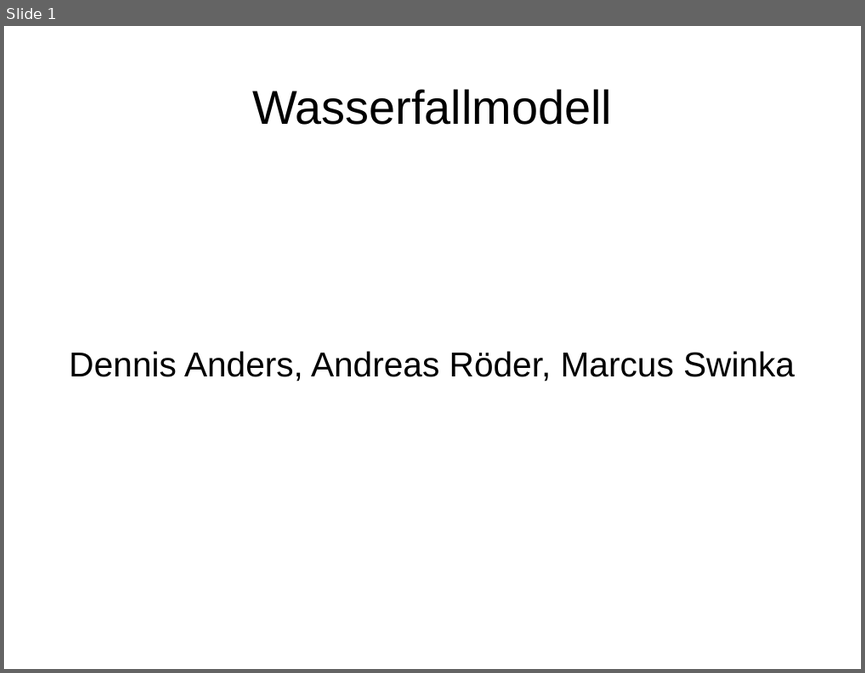
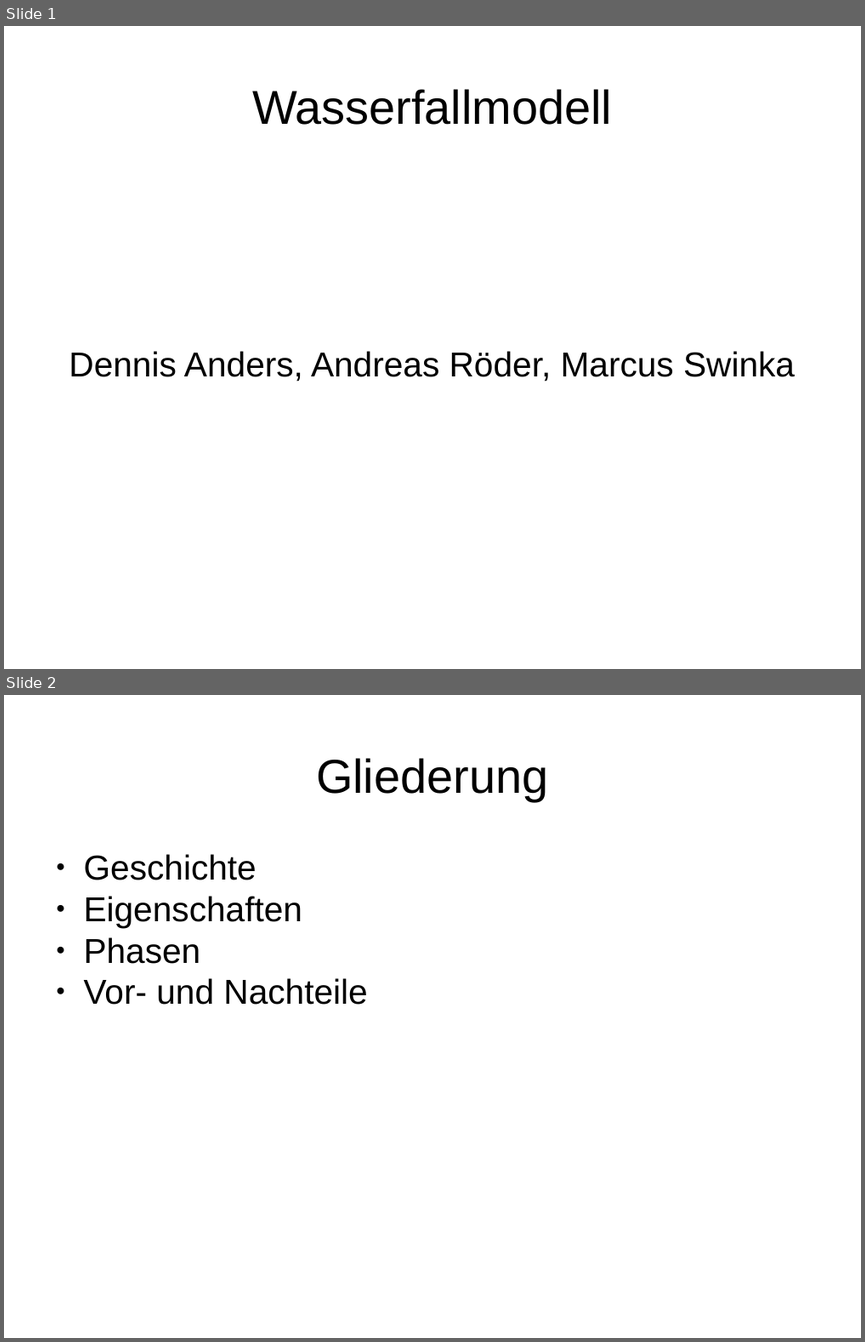
Before and after one commit to RoederAndreas/OSZIMT_Praesi_Wasserfallmodell, a slide deck: Wasserfallmodell.pptx. Shown one above the other, each under a label of ours: slide 1 before the commit, slides 1 and 2 after it. The pictures are 865x673 and 865x1342 pixels, drawn with LibreOffice and Linux fonts; fonts in the diff are those of the drawing. Boxes give left, top, right and bottom in pixels: in the first picture for what was removed or moved away, otherwise in the second. Text is boxed around its words. In the diff, an @@ line names an element or a change of style, - is before the commit and + after.

```diff
--- a/Wasserfallmodell.pptx
+++ b/Wasserfallmodell.pptx
@@ slide 2 added at (4,695,861,1338), background #FFFFFF @@
@@ text added at (316,758,548,801), 44 pt, text #000000 @@
+Gliederung
@@ text added at (84,854,367,1004), 32 pt, text #000000 @@
+● Geschichte
+● Eigenschaften
+● Phasen
+● Vor- und Nachteile
```
Also in this commit, not shown: 1 slide changed, 4 other slides added, 1 slide removed.
